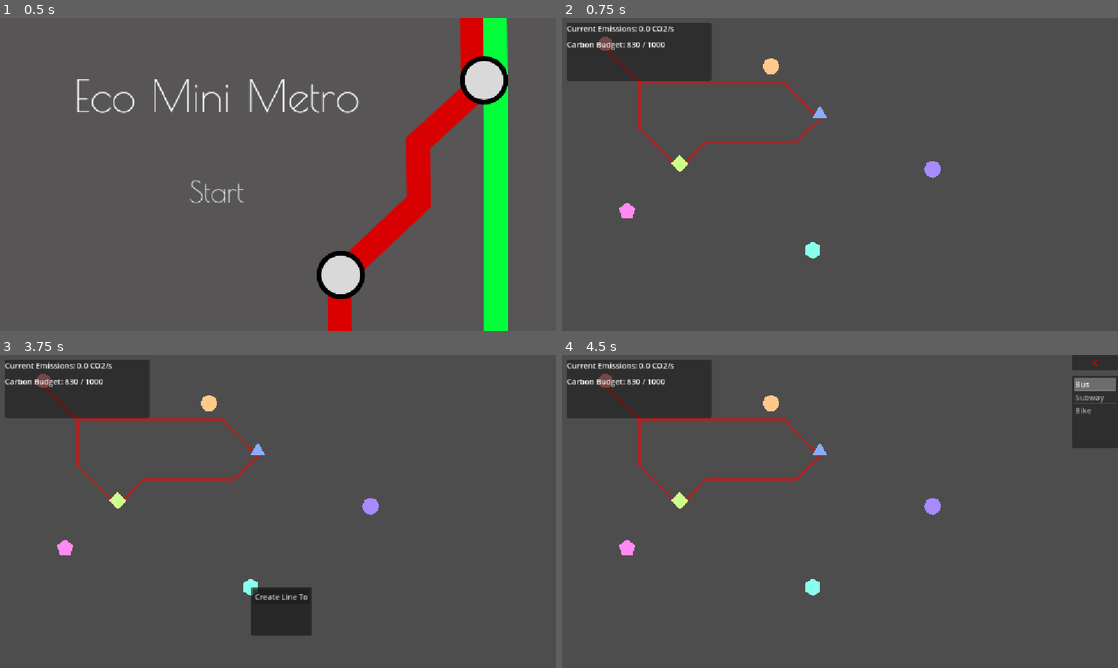
Above: before the commit, frames 1-4 (two rows, left to right).
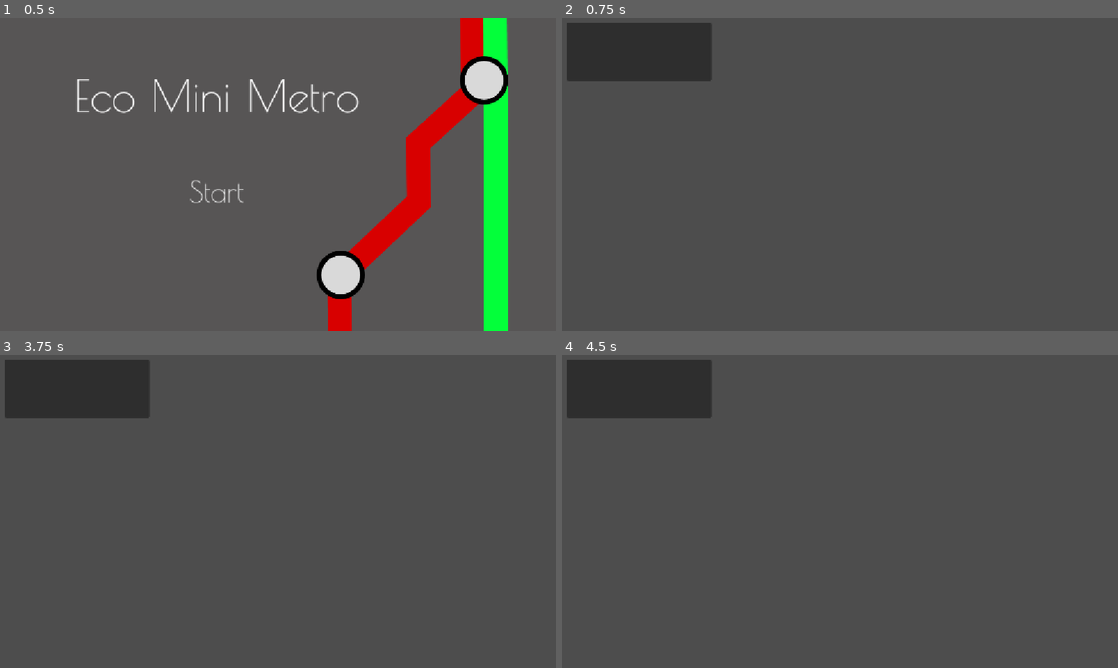
Above: after the commit, the same moments.

Repository: 9thAzure/CarbonCommuter
Game: Godot game, scene res://scenes/ui/menus/mainmenu.tscn
Same seed, same stepped clock (60 frames per second), same inputs: the game is played once before the commit and once after it.
Inputs (mouse positions are in pixels of both pictures, inside the frame that each line leads up to):
- Up to frame 1 (0.5 s): no input
- Up to frame 2 (0.75 s): click "Start" at 0.5 s
- Up to frame 3 (3.75 s): tap Enter at 1.25, 2.75 s; move the mouse to (400, 495) at 1.27 s; click (400, 495) at 1.42 s; tap Space at 2, 3.5 s; move the mouse to (166, 527) at 2.02 s; click (166, 527) at 2.17 s; move the mouse to (333, 442) at 2.77 s; click (333, 442) at 2.92 s; move the mouse to (250, 574) at 3.52 s; click (250, 574) at 3.67 s
- Up to frame 4 (4.5 s): click (845, 596) at 4.25 s, where only the run before the commit has a clickable "Create Line To"

Frame 1 is identical in both runs. In frame 2, 1.8% of the frame differs, in the area x 0-69%, y 2-77%; in frame 3, 3.4%; in frame 4, 4.0%, in the area x 0-100%, y 0-77%.
Error after the commit: Parse Error: Cannot call non-static function "add_current_average_emissions()" on the class "Stats" directly. Make an instance instead. (res://transport/statio…

Commit message:
need to redo

Diff:
--- a/main/main.gd
+++ b/main/main.gd
@@ -82,4 +82,4 @@
 
 	if hud:
 		hud.current_emissions = total_emissions
-		hud.carbon_budget = total_cost
+		hud.carbon_units = total_cost
--- a/menu/hud/label.gd
+++ b/menu/hud/label.gd
@@ -1,13 +1,13 @@
 class_name Stats extends CanvasLayer
 
 # References to game state (set these from your main game script)
-static var current_emissions := 0.0
-static var carbon_budget := 1000.0
-static var max_budget := 1000.0
+static var current_average_emissions := 0.0
+static var total_carbon_emitted := 0.0
+static var max_units := 1000.0
 static var emissions_per_car = 10
 
-@onready var emissions_label = %EmissionLabel
-@onready var budget_label = %BudgetLabel
+@onready var average_emissions_label = %AverageEmissionLabel
+@onready var total_emissions_label = %TotalEmissionstLabel
 #@onready var budget_bar =
 func _ready() -> void:
 	# Make UI non-blocking
@@ -32,31 +32,28 @@
 
 func update_display() -> void:
 	# Update emissions
-	emissions_label.text = "Current Emissions: %.1f CO2/s" % current_emissions
+	average_emissions_label.text = "Current Average Emissions: %.1f CO2/s" % current_average_emissions
 
 	# Update budget
-	budget_label.text = "Carbon Budget: %.0f / %.0f" % [carbon_budget, max_budget]
+	total_emissions_label.text = "Total Carbon Emissions: %.0f / %.0f" % [total_carbon_emitted, max_units]
 
-func set_emissions(value: float) -> void:
-	current_emissions = value
+func set_current_average_emissions(value: float) -> void:
+	current_average_emissions = value
 
-func set_budget(value: float) -> void:
-	carbon_budget = clamp(value, 0, max_budget)
+func add_current_average_emissions(value: float) -> void:
+	current_average_emissions += value
 
-static func add_emissions(value: float) -> void:
-	current_emissions = value
+func set_total_carbon_emissions(value: float) -> void:
+	total_carbon_emitted = clamp(value, 0, max_units)
 
-static func remove_emissions(value: float) -> void:
-	current_emissions = value
+static func add_units(value: float) -> void:
+	total_carbon_emitted = clamp(total_carbon_emitted + value, 0, max_units)
 
-static func add_budget(value: float) -> void:
-	carbon_budget = clamp(carbon_budget + value, 0, max_budget)
+static func remove_units(value: float) -> void:
+	total_carbon_emitted = clamp(total_carbon_emitted - value, 0, max_units)
 
-static func remove_budget(value: float) -> void:
-	carbon_budget = clamp(carbon_budget + value, 0, max_budget)
-
-func spend_budget(amount: float) -> bool:
-	if carbon_budget >= amount:
-		carbon_budget -= amount
+func update_units(amount: float) -> bool:
+	if total_carbon_emitted <= amount:
+		total_carbon_emitted += amount
 		return true
 	return false
--- a/menu/line_creator/line_creator.gd
+++ b/menu/line_creator/line_creator.gd
@@ -51,7 +51,7 @@
 		line.station2 = station
 		line.line_type = line_type as Line.LineType
 		if hud:
-			hud.spend_budget(line.carbon_cost)
+			hud.update_units(line.carbon_cost)
 
 		assert(line_root)
 		line_root.add_child(line)
--- a/transport/station/station.gd
+++ b/transport/station/station.gd
@@ -92,7 +92,7 @@
 func _on_overcrowding_timer_timeout() -> void:
 	overcrowding_timer.stop()
 	print("Overcrowded!")
-	Stats.add_emissions((station_traffic - station_max_capacity) * Stats.emissions_per_car)
+	Stats.add_current_average_emissions((station_traffic - station_max_capacity) * Stats.emissions_per_car)
 	station_traffic = station_max_capacity
 
 
